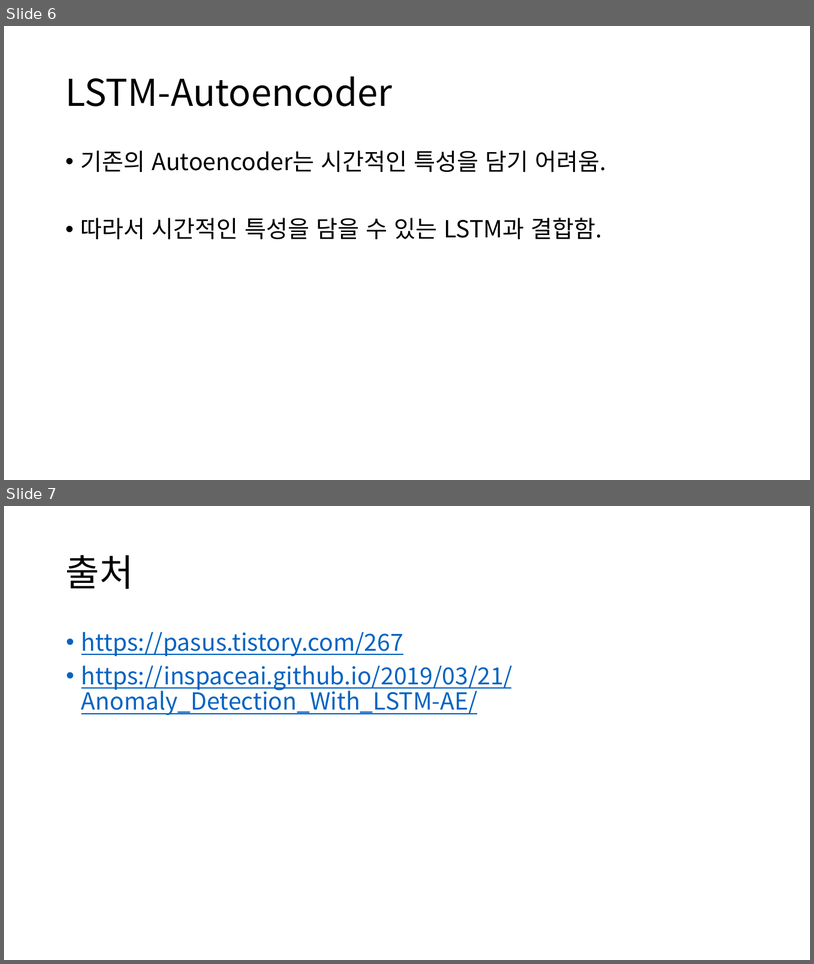
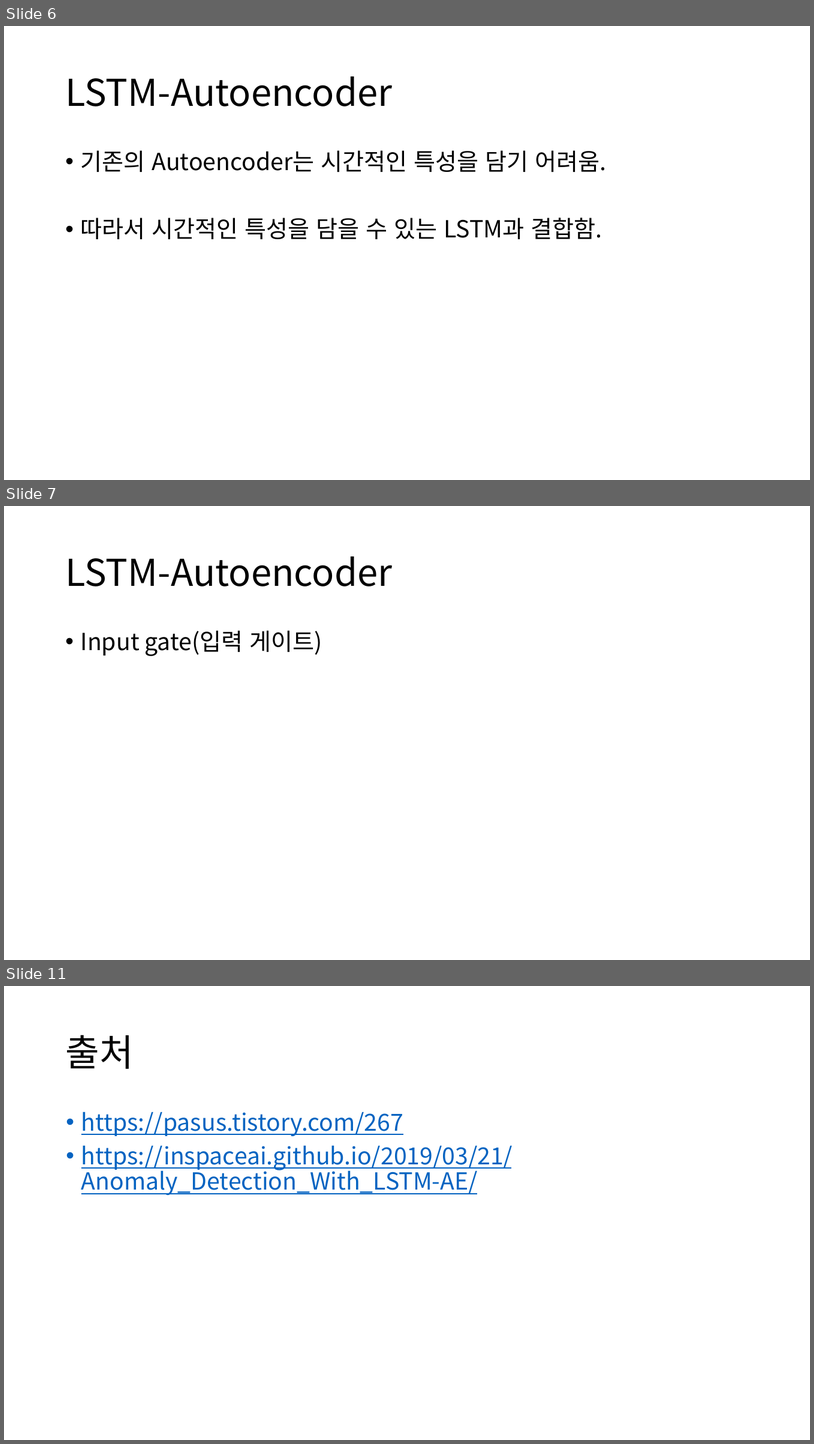
Before and after one commit to Noaplex/capstone, a slide deck: 캡스톤디자인 3주차.pptx. Shown one above the other, each under a label of ours: slides 6 and 7 before the commit, slides 6, 7 and 11 after it; the slides between them are not shown. The pictures are 814x964 and 814x1444 pixels, drawn with LibreOffice and Linux fonts; fonts in the diff are those of the drawing. Boxes give left, top, right and bottom in pixels: in the first picture for what was removed or moved away, otherwise in the second. Text is boxed around its words. In the diff, an @@ line names an element or a change of style, - is before the commit and + after.

```diff
--- a/캡스톤디자인 3주차.pptx
+++ b/캡스톤디자인 3주차.pptx
@@ slide 7 added at box(4, 506, 810, 960), background #FFFFFF @@
@@ title added at box(65, 556, 392, 586), 44 pt, text #000000 @@
+LSTM-Autoencoder
@@ text added at box(81, 630, 322, 656), 28 pt, text #000000 @@
+• Input gate(입력 게이트)
@@ what was slide 7 is now slide 11 @@
```
Also in this commit, not shown: 3 other slides added.
